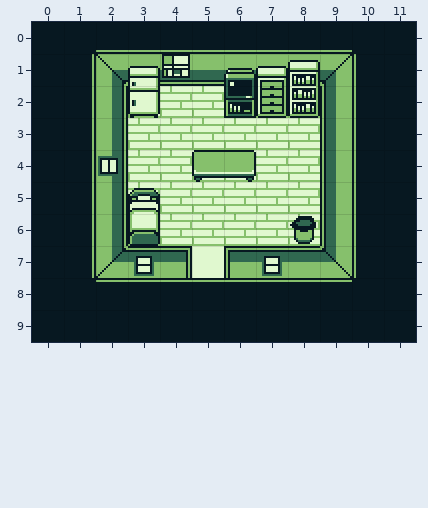
One commit to this Tiled map: assets/backgrounds/F10 Interior.tmx. The picture above was drawn from the file before the commit.
Cells are 16x16 px. Shown: x 0..11, y 0..9.
After:
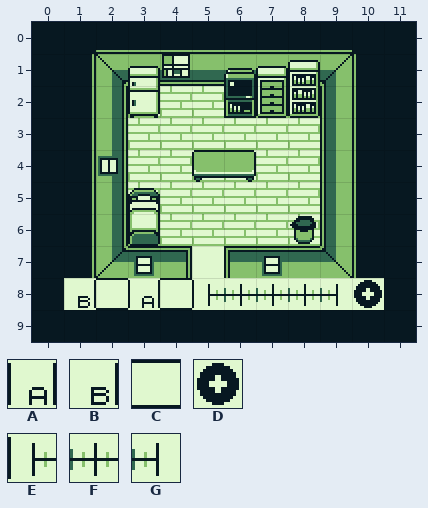
Key: from "Master Tileset": A 4, B 13, C 23, D 29, E 230, F 231, G 232.
_ is an empty cell.
Tiles of an added or newly shown layer are drawn over the layers below it.
The edit:
Layer "Menu" (added):
The author put tile A in row 8 at x 3.
The author put tile B in row 8 at x 1.
The author put tile C in row 8 at x 2 and 4.
The author put tile D in row 8 at x 10.
The author put tile E in row 8 at x 5.
The author put tile F in row 8 at x 6 to 8.
The author put tile G in row 8 at x 9.
Boxes around the changes in both pictures, in picture pixels (x1, y1, x2, y2):
added: (64, 278, 384, 310)
